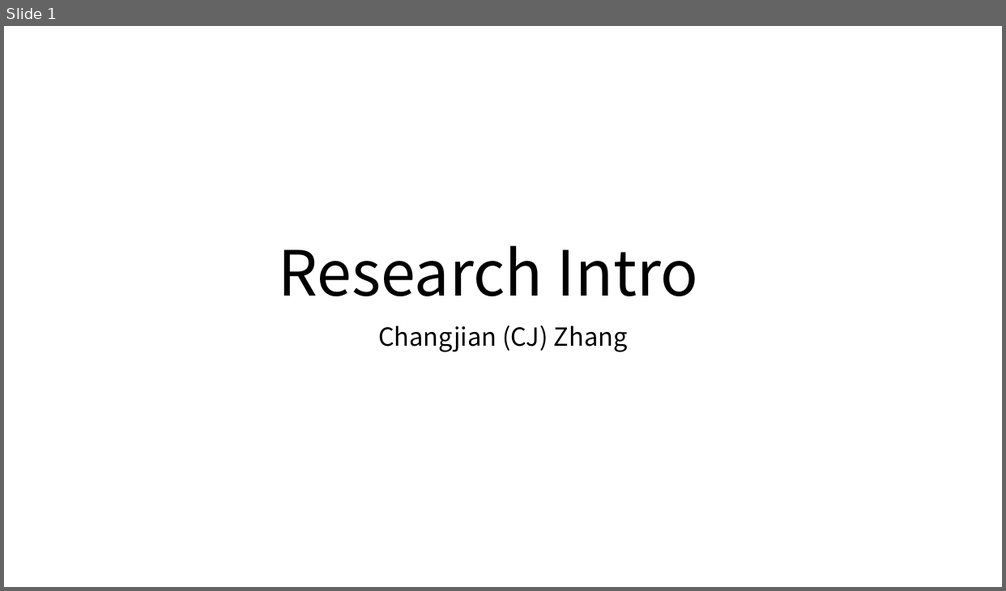
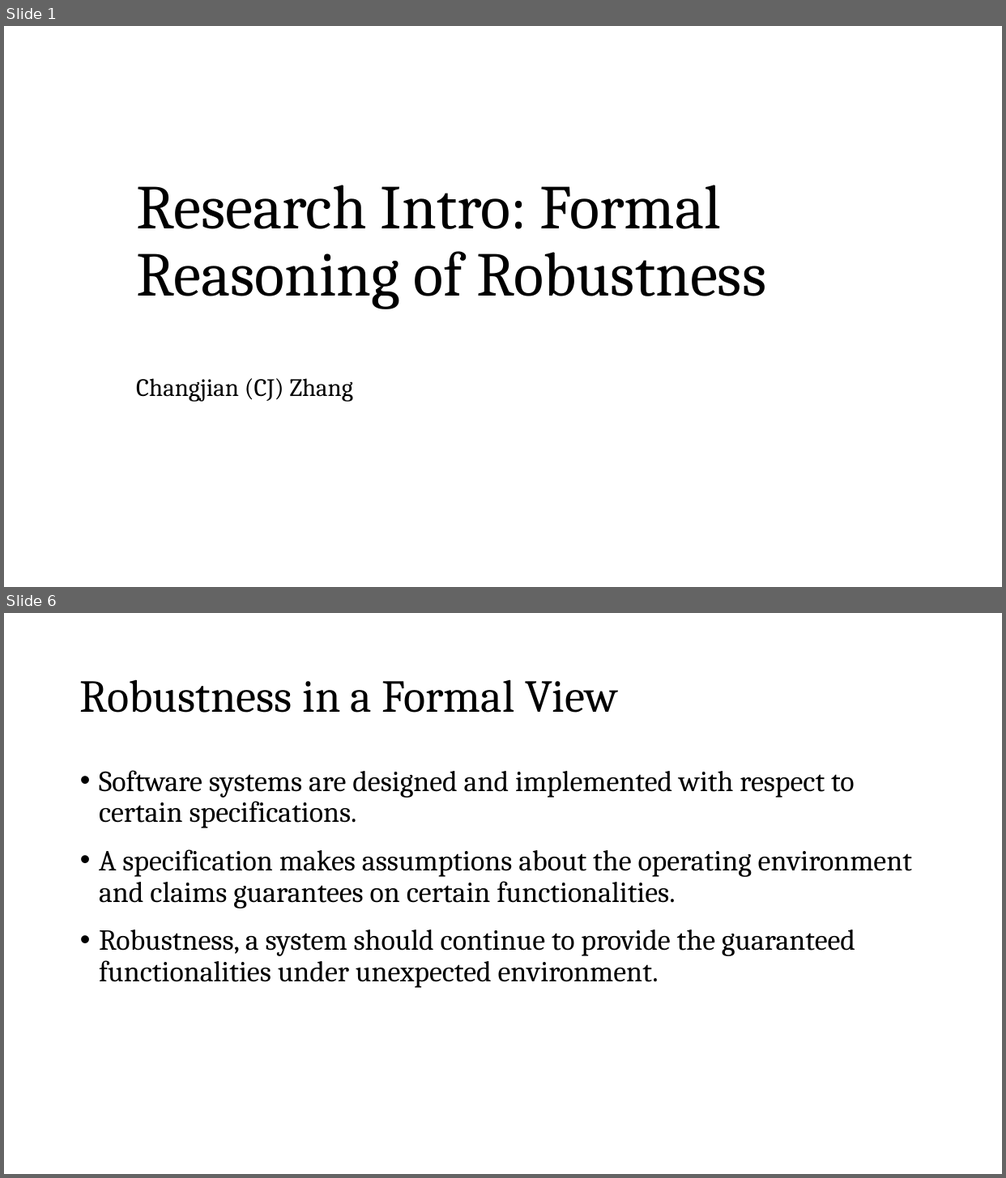
Before and after one commit to SteveZhangBit/SteveZhangBit.github.io, a slide deck: statics/slides/2022-Fall-Research Intro-CJ.pptx. Shown one above the other, each under a label of ours: slide 1 before the commit, slides 1 and 6 after it; the slides between them are not shown. The pictures are 1006x591 and 1006x1178 pixels, drawn with LibreOffice and Linux fonts; fonts in the diff are those of the drawing. Boxes give left, top, right and bottom in pixels: in the first picture for what was removed or moved away, otherwise in the second. Text is boxed around its words. In the diff, an @@ line names an element or a change of style, - is before the commit and + after.

Commit message:
Update research intro and practicum talk

```diff
--- a/statics/slides/2022-Fall-Research Intro-CJ.pptx
+++ b/statics/slides/2022-Fall-Research Intro-CJ.pptx
@@ slide 6 added at [4, 613, 1002, 1174], background #FFFFFF @@
@@ title added at [80, 679, 618, 713], 44 pt, text #000000 @@
+Robustness in a Formal View
@@ text added at [99, 770, 912, 988], 28 pt, text #000000 @@
+• Software systems are designed and implemented with respect to certain specifications.
+• A specification makes assumptions about the operating environment and claims guarantees on certain functionalities.
+• Robustness, a system should continue to provide the guaranteed functionalities under unexpected environment.
@@ slide 1 changed as well @@
@@ title at [136, 185, 766, 310]: text changed; font Noto Sans CJK SC to Cambria @@
-Research Intro
+Research Intro: Formal Reasoning of Robustness
@@ subtitle "Changjian (CJ) Zhang" at [136, 378, 354, 402]: font Noto Sans CJK SC to Cambria; alignment centre to left; vertical alignment top to middle @@
```
Also in this commit, not shown: 15 other slides changed, 7 other slides added, 2 slides removed, 1 other file.
